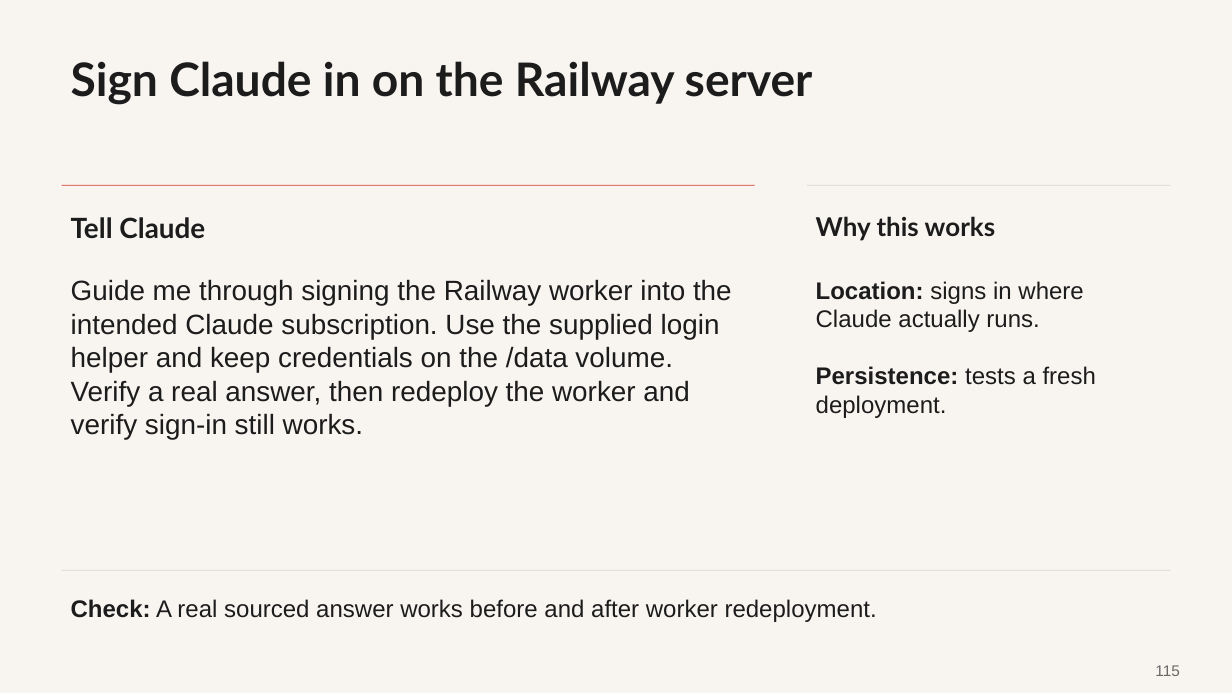
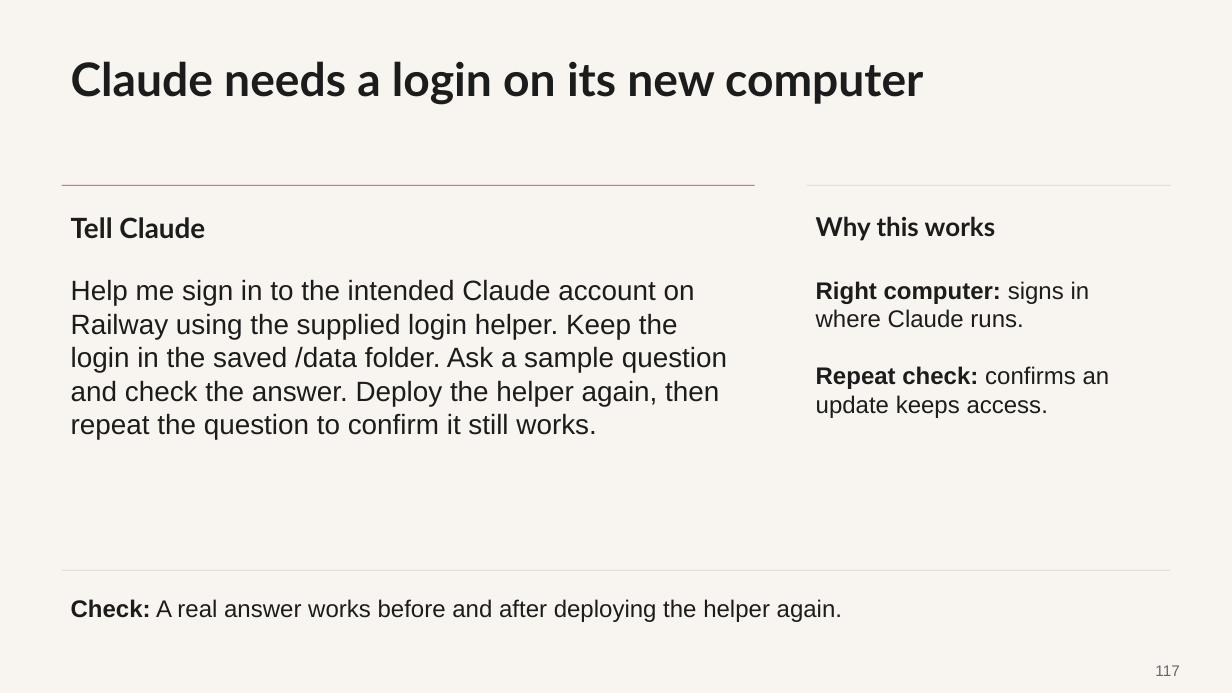
Before and after one commit to promptadvisers/claude-code-next-steps, a slide deck: slide 117 of slides/ClientDesk_Course_End_to_End.pptx (slide 115 before the commit). Drawn at 1232x693 pixels with LibreOffice and Linux fonts; fonts in the diff are those of the drawing. Boxes give left, top, right and bottom in pixels: in the first picture for what was removed or moved away, otherwise in the second. Text is boxed around its words. In the diff, an @@ line names an element or a change of style, - is before the commit and + after.

Commit message:
Explain hosted Claude chat with plain-English diagrams and setup guidance

```diff
--- a/slides/ClientDesk_Course_End_to_End.pptx
+++ b/slides/ClientDesk_Course_End_to_End.pptx
@@ text at (71, 61, 923, 105): text changed @@
-Sign Claude in on the Railway server
+Claude needs a login on its new computer
@@ text at (71, 279, 727, 440): text changed @@
-Guide me through signing the Railway worker into the intended Claude subscription. Use the supplied login helper and keep credentials on the /data volume. Verify a real answer, then redeploy the worker and verify sign-in still works.
+Help me sign in to the intended Claude account on Railway using the supplied login helper. Keep the login in the saved /data folder. Ask a sample question and check the answer. Deploy the helper again, then repeat the question to confirm it still works.
@@ text at (816, 281, 1110, 418): text changed @@
-Location: signs in where Claude actually runs.
-Persistence: tests a fresh deployment.
+Right computer: signs in where Claude runs.
+Repeat check: confirms an update keeps access.
@@ text at (71, 599, 842, 622): text changed @@
-Check: A real sourced answer works before and after worker redeployment.
+Check: A real answer works before and after deploying the helper again.
@@ text at (1155, 665, 1179, 676): text changed @@
-115
+117
```
Also in this commit, not shown: 46 other slides changed, 3 slides added, 6 other files.
